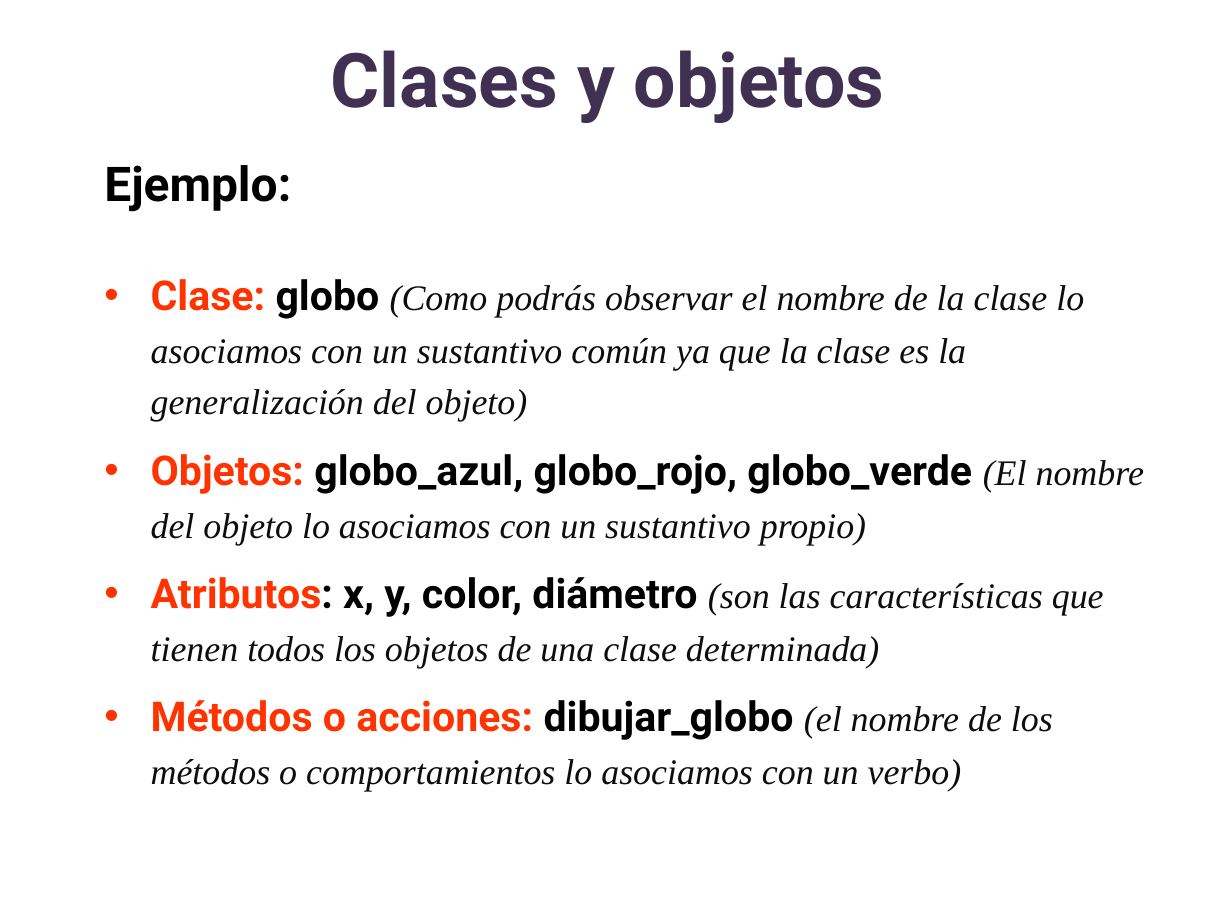
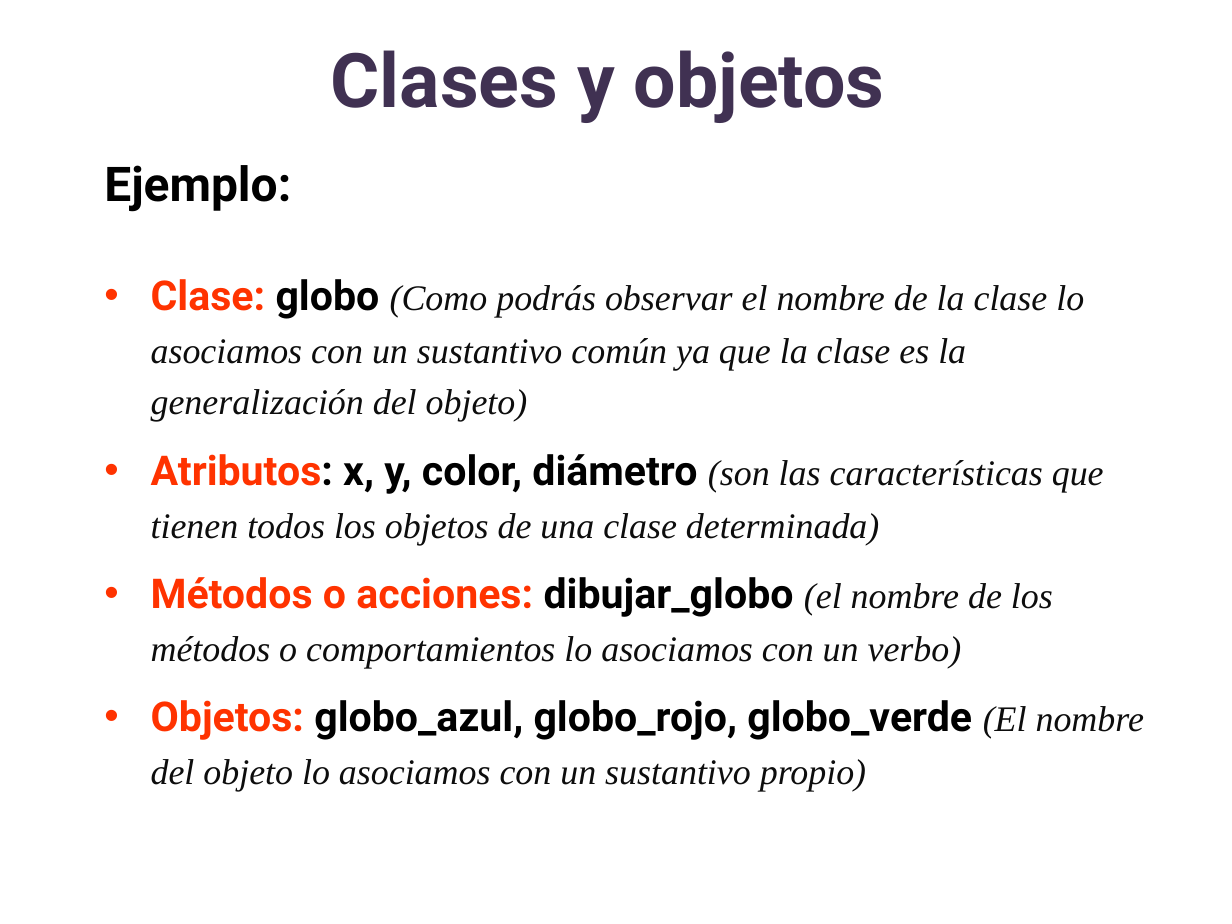
Before and after one commit to lizetheP/Analitica, a slide deck: slide 13 of CalendarioAgo24/presentaciones/14_POO.pptx. Drawn at 1232x924 pixels with LibreOffice and Linux fonts; fonts in the diff are those of the drawing. Boxes give left, top, right and bottom in pixels: in the first picture for what was removed or moved away, otherwise in the second. Text is boxed around its words. In the diff, an @@ line names an element or a change of style, - is before the commit and + after.

```diff
--- a/CalendarioAgo24/presentaciones/14_POO.pptx
+++ b/CalendarioAgo24/presentaciones/14_POO.pptx
@@ text at (x1=151, y1=454, x2=1144, y2=545): paragraph removed @@
-• Objetos: globo_azul, globo_rojo, globo_verde (El nombre del objeto lo asociamos con un sustantivo propio)
@@ text at (x1=151, y1=700, x2=1144, y2=791): paragraph added @@
+• Objetos: globo_azul, globo_rojo, globo_verde (El nombre del objeto lo asociamos con un sustantivo propio)
```
Also in this commit, not shown: 7 other slides changed, 5 other files.
